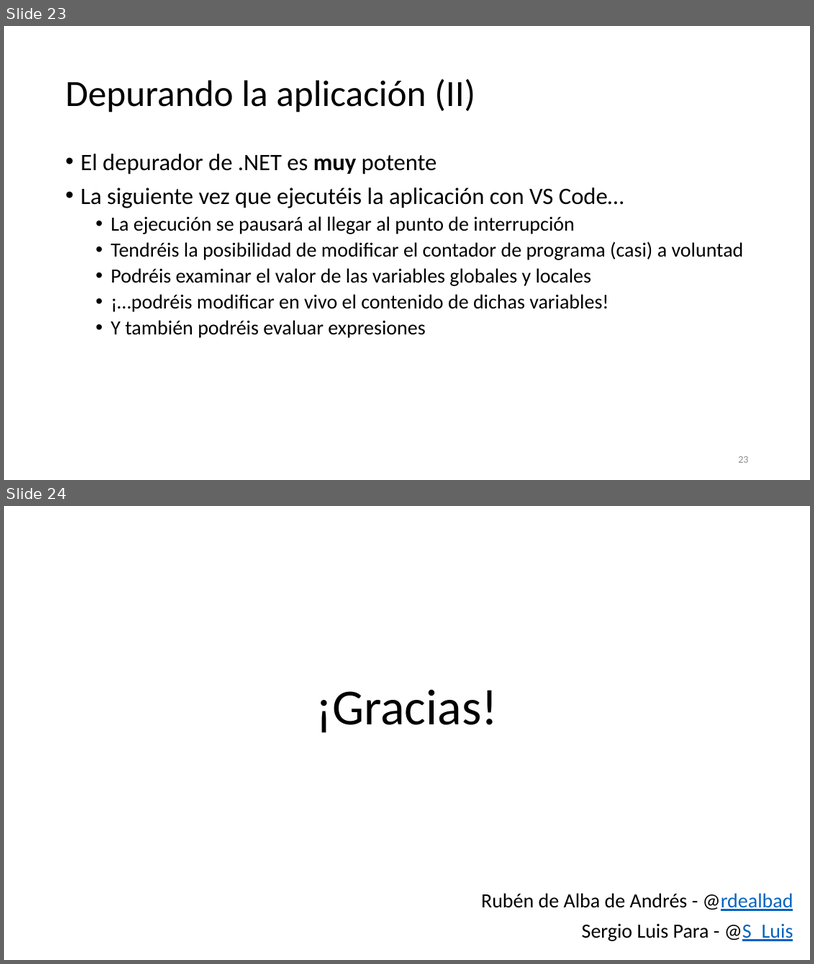
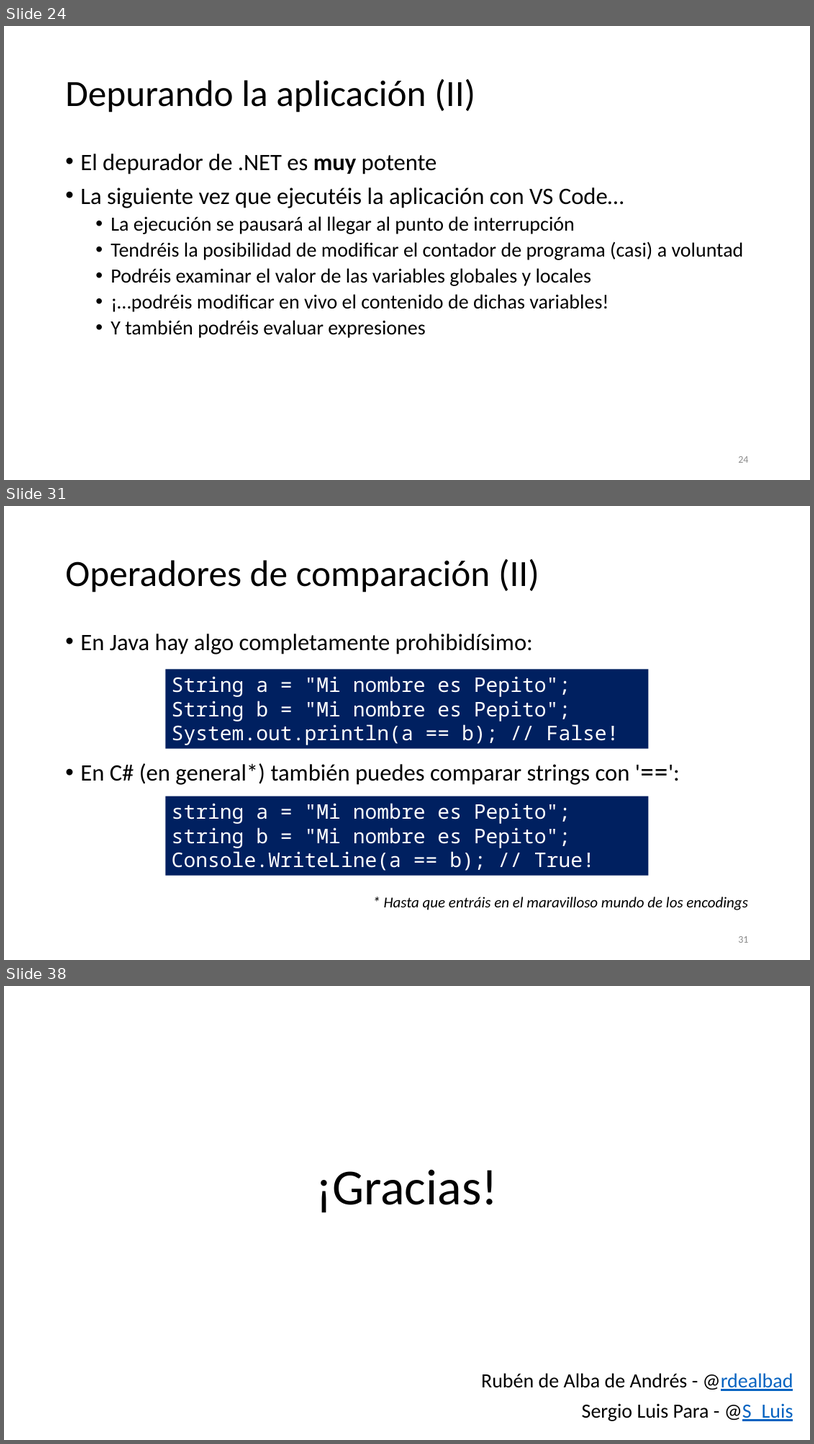
Before and after one commit to SergioLuis/hour-of-code-uva-2021, a slide deck: slides.pptx. Shown one above the other, each under a label of ours: slides 23 and 24 before the commit, slides 24, 31 and 38 after it; the slides between them are not shown. The pictures are 814x964 and 814x1444 pixels, drawn with LibreOffice and Linux fonts; fonts in the diff are those of the drawing. Boxes give left, top, right and bottom in pixels: in the first picture for what was removed or moved away, otherwise in the second. Text is boxed around its words. In the diff, an @@ line names an element or a change of style, - is before the commit and + after.

```diff
--- a/slides.pptx
+++ b/slides.pptx
@@ slide 31 added at [4, 506, 810, 960], background #FFFFFF @@
@@ title added at [65, 559, 540, 592], 44 pt, text #000000 @@
+Operadores de comparación (II)
@@ text added at [80, 633, 533, 654], 28 pt, text #000000 @@
+• En Java hay algo completamente prohibidísimo:
@@ rectangle added at [165, 669, 649, 749], fill #002060, 24 pt, text #FFFFFF @@
+String a = "Mi nombre es Pepito";
+String b = "Mi nombre es Pepito";
+System.out.println(a == b); // False!
@@ text added at [80, 763, 630, 785], 28 pt, text #000000 @@
+• En C# (en general*) también puedes comparar strings con '==':
@@ rectangle added at [165, 795, 649, 875], fill #002060, 24 pt, text #FFFFFF @@
+string a = "Mi nombre es Pepito";
+string b = "Mi nombre es Pepito";
+Console.WriteLine(a == b); // True!
@@ text added at [384, 896, 748, 910], 18 pt, text #000000, italic @@
+* Hasta que entráis en el maravilloso mundo de los encodings
@@ page number added at [738, 936, 748, 942], 12 pt, text #8C8C8C @@
+31
@@ what was slide 23 is now slide 24 @@
@@ page number at [738, 456, 748, 462]: text changed @@
-23
+24
@@ what was slide 24 is now slide 38 @@
```
Also in this commit, not shown: 8 slides changed, 13 other slides added, 1 other file.
